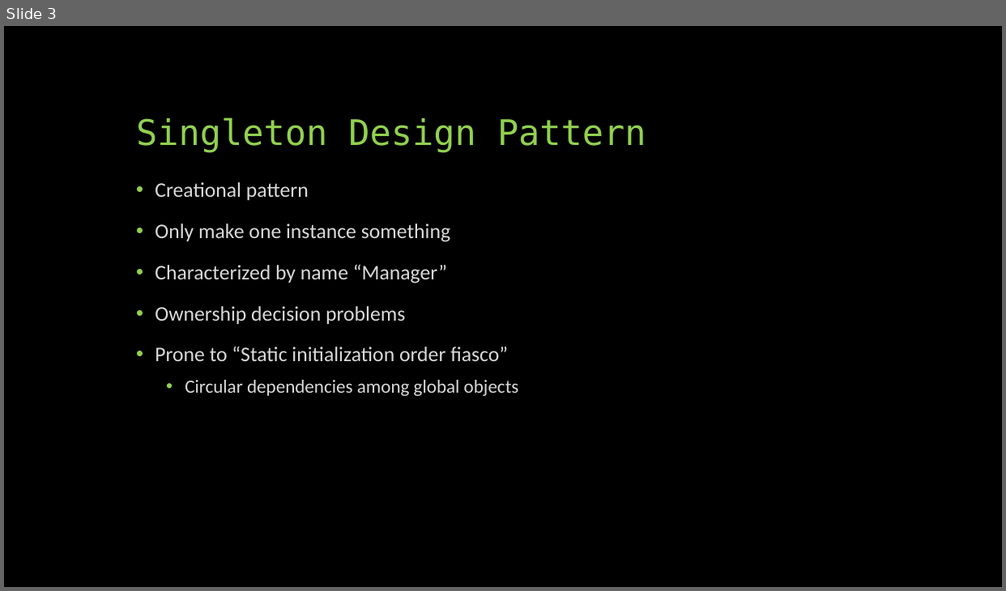
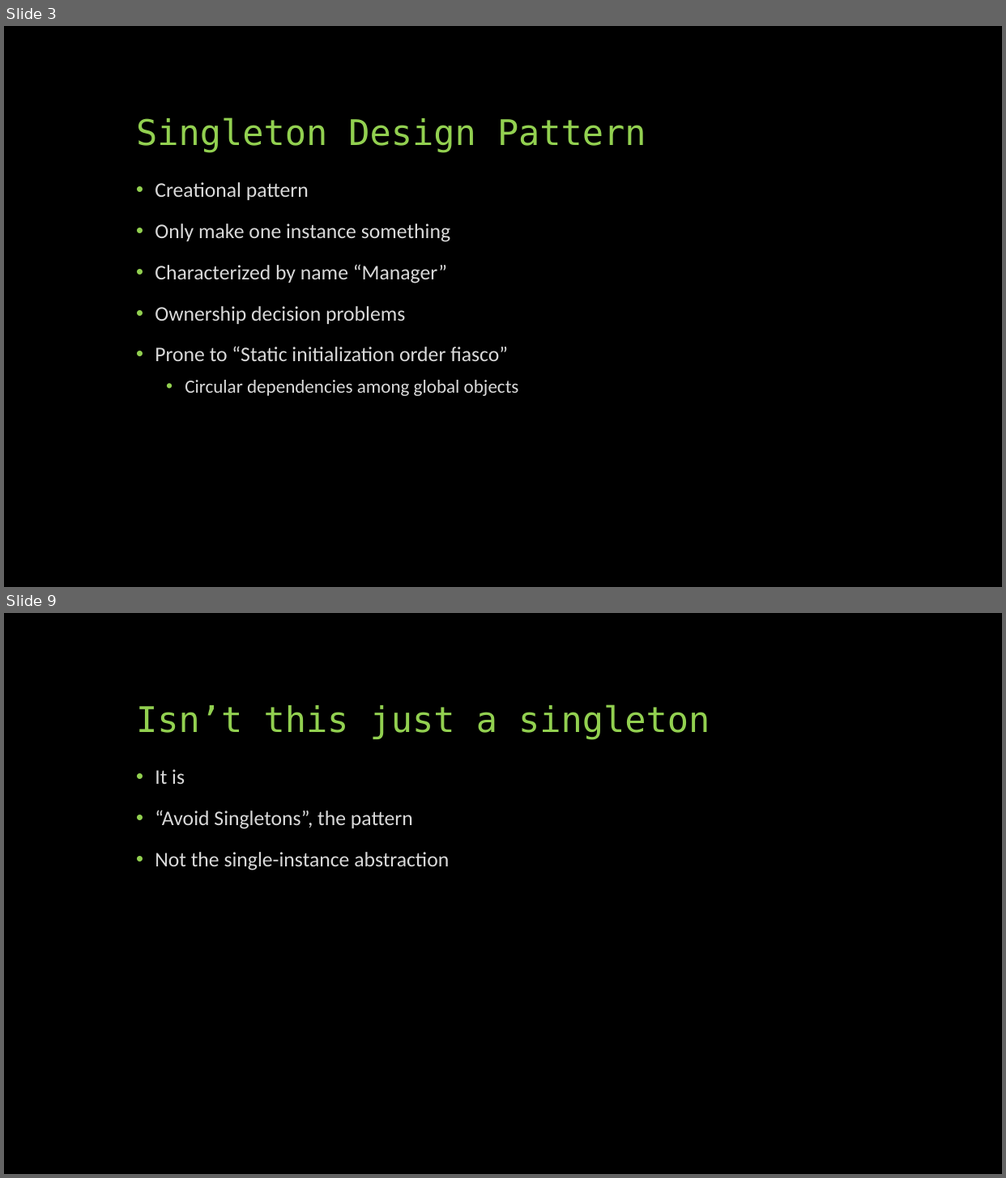
Before and after one commit to FHorrie/Prog4Presentation, a slide deck: Beautiful C++ ch3-2 I.3.pptx. Shown one above the other, each under a label of ours: slide 3 before the commit, slides 3 and 9 after it; the slides between them are not shown. The pictures are 1006x591 and 1006x1178 pixels, drawn with LibreOffice and Linux fonts; fonts in the diff are those of the drawing. Boxes give left, top, right and bottom in pixels: in the first picture for what was removed or moved away, otherwise in the second. Text is boxed around its words. In the diff, an @@ line names an element or a change of style, - is before the commit and + after.

```diff
--- a/Beautiful C++ ch3-2 I.3.pptx
+++ b/Beautiful C++ ch3-2 I.3.pptx
@@ slide 9 added at (x1=4, y1=613, x2=1002, y2=1174), background #000000 @@
@@ title added at (x1=136, y1=705, x2=710, y2=740), 34 pt, text #92D050 @@
+Isn’t this just a singleton
@@ text added at (x1=155, y1=769, x2=449, y2=871), 20 pt, text #D9D9D9 @@
+• It is
+• “Avoid Singletons”, the pattern
+• Not the single-instance abstraction
```
Also in this commit, not shown: 1 slide changed, 4 other slides added.
